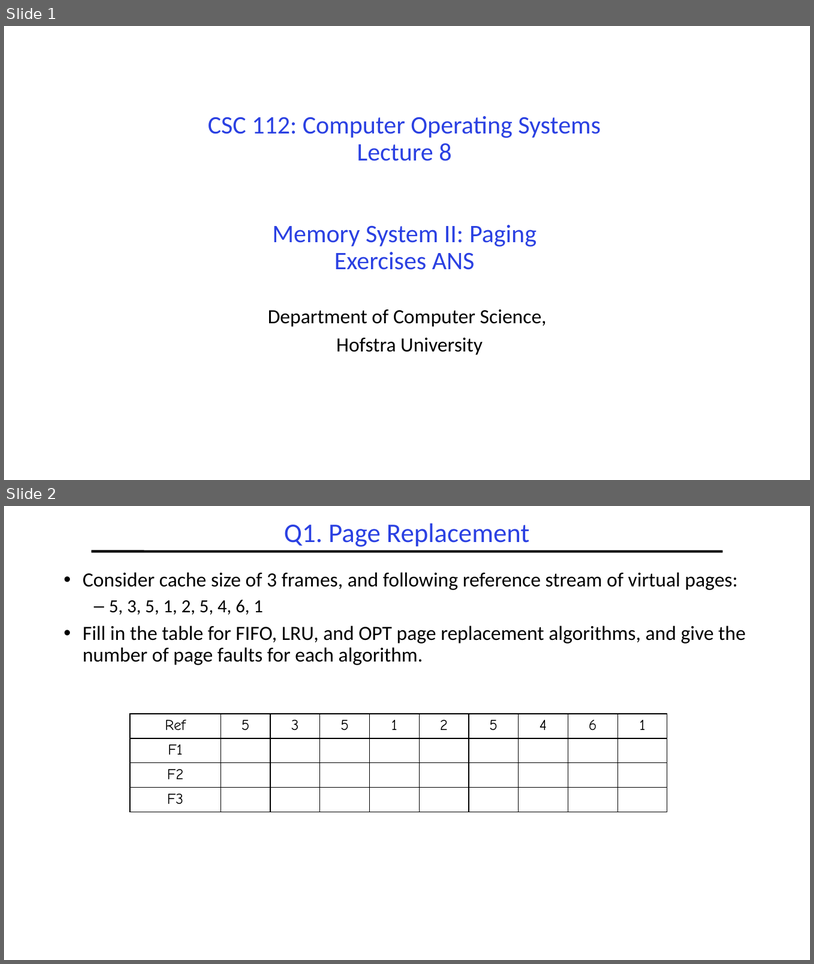
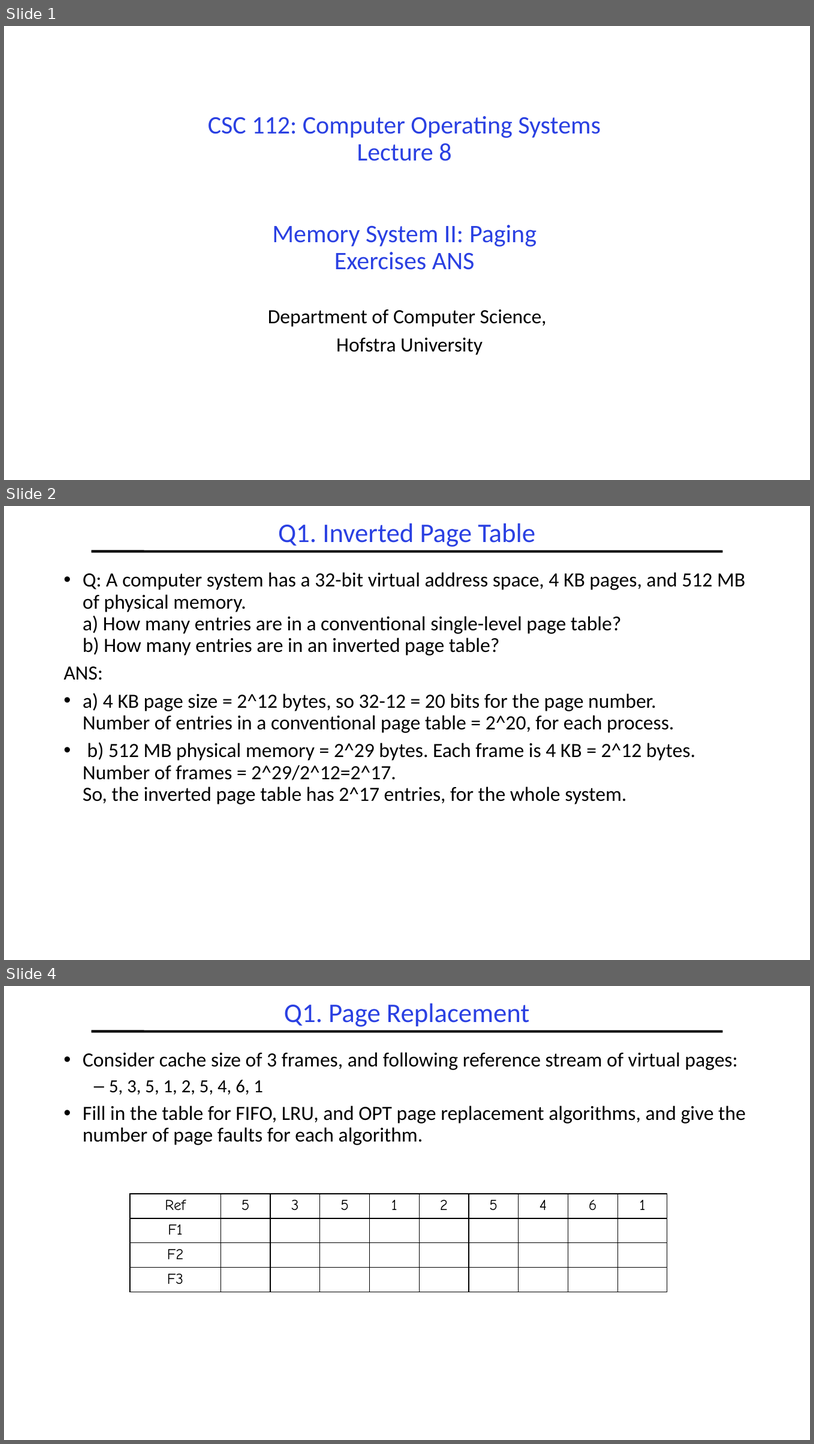
Before and after one commit to guhofstra/CSC256Fa25, a slide deck: PPTs/L8-Exercises ANS.pptx. Shown one above the other, each under a label of ours: slides 1 and 2 before the commit, slides 1, 2 and 4 after it; the slides between them are not shown. The pictures are 814x964 and 814x1444 pixels, drawn with LibreOffice and Linux fonts; fonts in the diff are those of the drawing. Boxes give left, top, right and bottom in pixels: in the first picture for what was removed or moved away, otherwise in the second. Text is boxed around its words. In the diff, an @@ line names an element or a change of style, - is before the commit and + after.

```diff
--- a/PPTs/L8-Exercises ANS.pptx
+++ b/PPTs/L8-Exercises ANS.pptx
@@ slide 2 added at <box>4,506,810,960</box>, background #FFFFFF; not listed: 1 template element that a slide beside it also shows @@
@@ title added at <box>278,523,536,547</box>, 32 pt, text #2A40E2 @@
+Q1. Inverted Page Table
@@ text added at <box>64,572,746,804</box>, 24 pt, text #000000 @@
+• Q: A computer system has a 32-bit virtual address space, 4 KB pages, and 512 MB of physical memory.
+  a) How many entries are in a conventional single-level page table?
+  b) How many entries are in an inverted page table?
+ANS:
+• a) 4 KB page size = 2^12 bytes, so 32-12 = 20 bits for the page number.
+  Number of entries in a conventional page table = 2^20, for each process.
+• b) 512 MB physical memory = 2^29 bytes. Each frame is 4 KB = 2^12 bytes.
+  Number of frames = 2^29/2^12=2^17.
+  So, the inverted page table has 2^17 entries, for the whole system.
@@ what was slide 2 is now slide 4 @@
```
Also in this commit, not shown: 1 other slide added, 2 other files.
